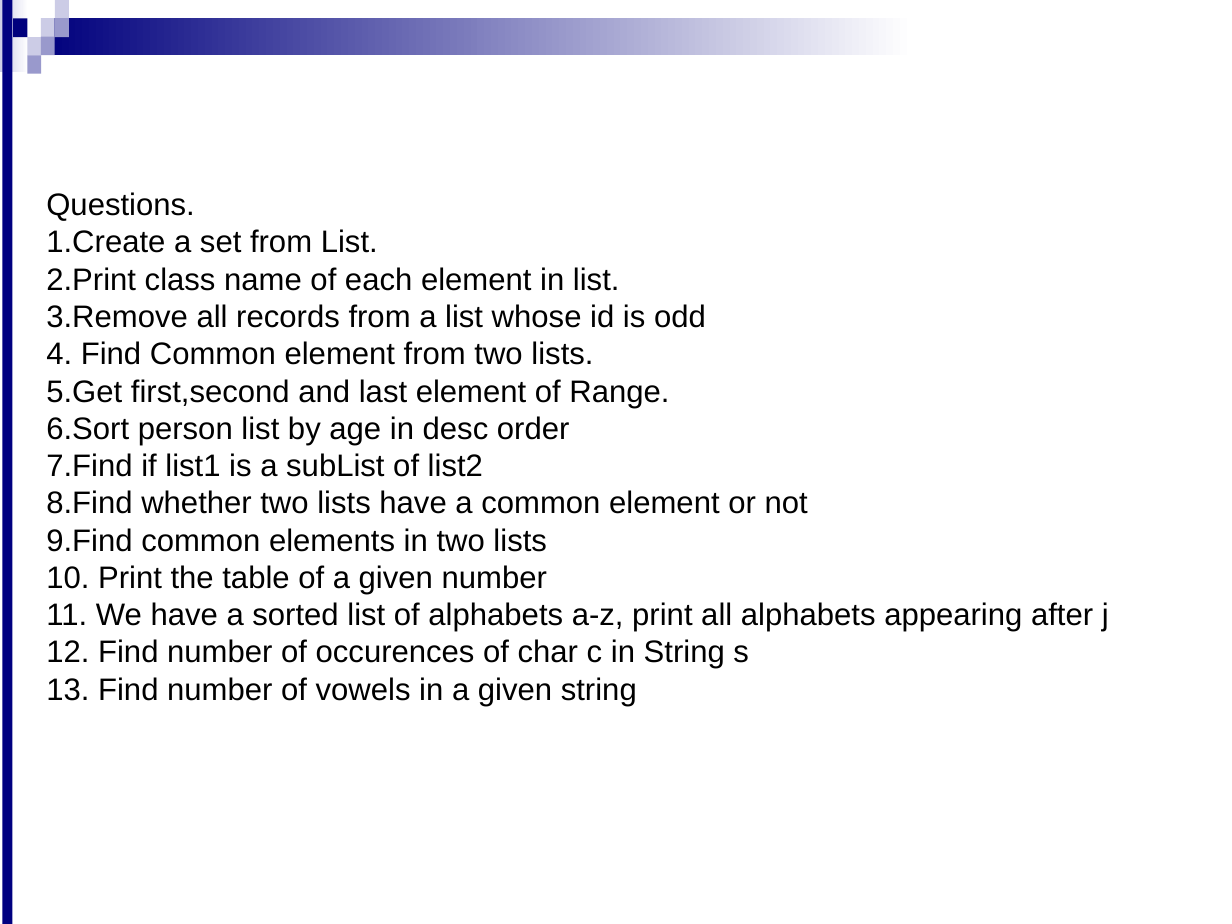
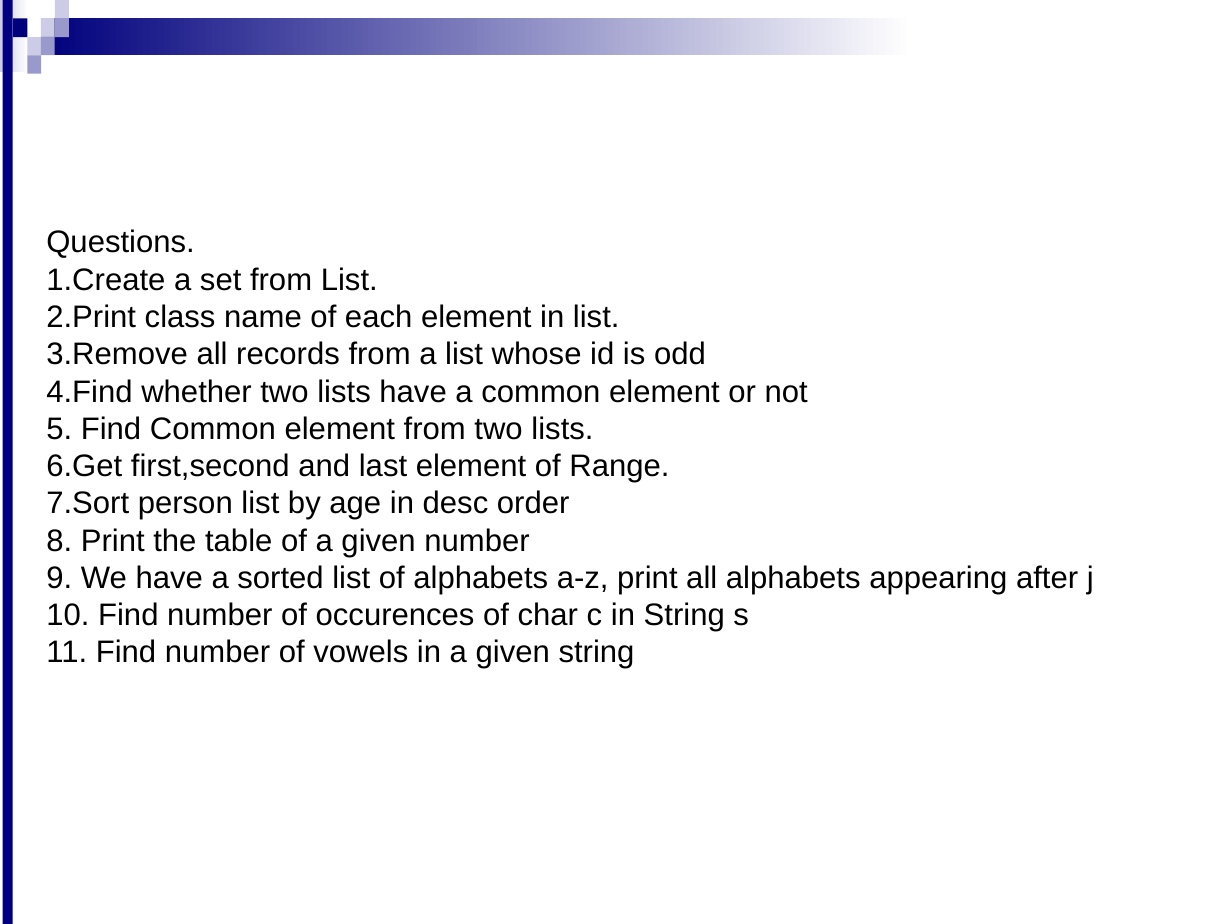
Before and after one commit to hiteshBhatia/Collection, a slide deck: slide 23 of Day2-GroovyCollections(2).ppt. Drawn at 1232x924 pixels with LibreOffice and Linux fonts; fonts in the diff are those of the drawing; background and template pictures are left out. Boxes give left, top, right and bottom in pixels: in the first picture for what was removed or moved away, otherwise in the second. Text is boxed around its words. In the diff, an @@ line names an element or a change of style, - is before the commit and + after.

```diff
--- a/Day2-GroovyCollections(2).ppt
+++ b/Day2-GroovyCollections(2).ppt
@@ title at box(46, 229, 1094, 669): text changed @@
-Questions.
-1.Create a set from List.
-2.Print class name of each element in list.
-3.Remove all records from a list whose id is odd
-4. Find Common element from two lists.
-5.Get first,second and last element of Range.
-6.Sort person list by age in desc order
-7.Find if list1 is a subList of list2
-8.Find whether two lists have a common element or not
-9.Find common elements in two lists
-10. Print the table of a given number
-11. We have a sorted list of alphabets a-z, print all alphabets appearing after j
-12. Find number of occurences of char c in String s
-13. Find number of vowels in a given string
+Questions.
+1.Create a set from List.
+2.Print class name of each element in list.
+3.Remove all records from a list whose id is odd
+4.Find whether two lists have a common element or not
+5. Find Common element from two lists.
+6.Get first,second and last element of Range.
+7.Sort person list by age in desc order
+8. Print the table of a given number
+9. We have a sorted list of alphabets a-z, print all alphabets appearing after j
+10. Find number of occurences of char c in String s
+11. Find number of vowels in a given string
```
Also in this commit, not shown: 8 other slides changed, 1 other file.
